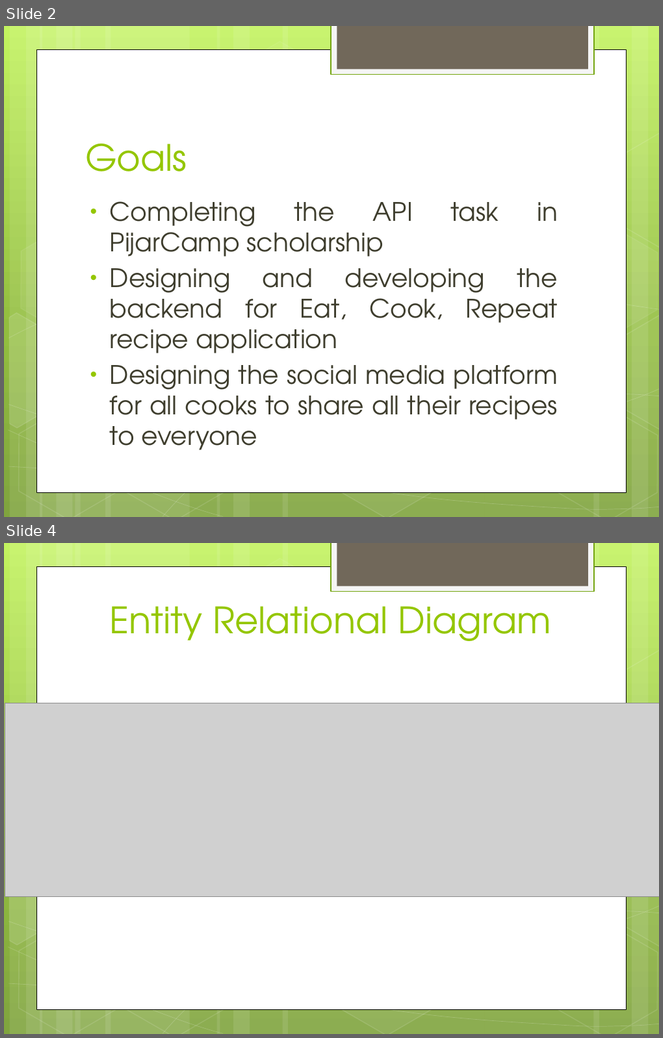
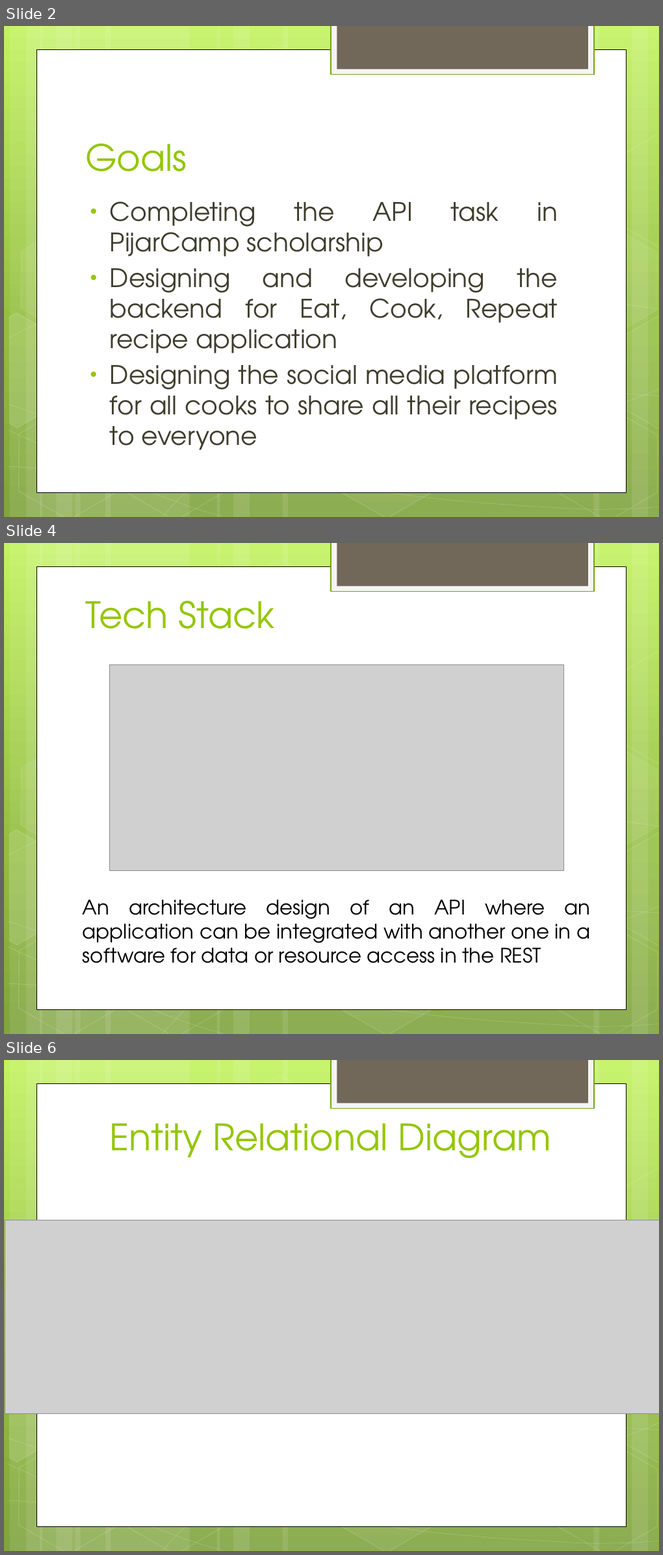
Before and after one commit to bagus25dzikri06/PijarCamp2022, a slide deck: eat-cook-repeat/EAT, COOK, REPEAT.pptx. Shown one above the other, each under a label of ours: slides 2 and 4 before the commit, slides 2, 4 and 6 after it; the slides between them are not shown. The pictures are 663x1038 and 663x1555 pixels, drawn with LibreOffice and Linux fonts; fonts in the diff are those of the drawing; grey boxes stand for pictures. Boxes give left, top, right and bottom in pixels: in the first picture for what was removed or moved away, otherwise in the second. Text is boxed around its words. In the diff, an @@ line names an element or a change of style, - is before the commit and + after.

```diff
--- a/eat-cook-repeat/EAT, COOK, REPEAT.pptx
+++ b/eat-cook-repeat/EAT, COOK, REPEAT.pptx
@@ slide 4 added at (4,543,659,1034), background gradient #C3F35F to #93BF3F to #81A53E; not listed: 31 template elements that a slide beside it also shows @@
@@ title added at (85,601,275,629), 40 pt, text #94C600 @@
+Tech Stack
@@ picture added at (110,665,564,871) @@
@@ text added at (83,900,591,964), 22 pt, text #000000 @@
+An architecture design of an API where an application can be integrated with another one in a software for data or resource access in the REST
@@ what was slide 4 is now slide 6 @@
```
Also in this commit, not shown: 3 other slides added, 2 slides removed, 31 other files.
